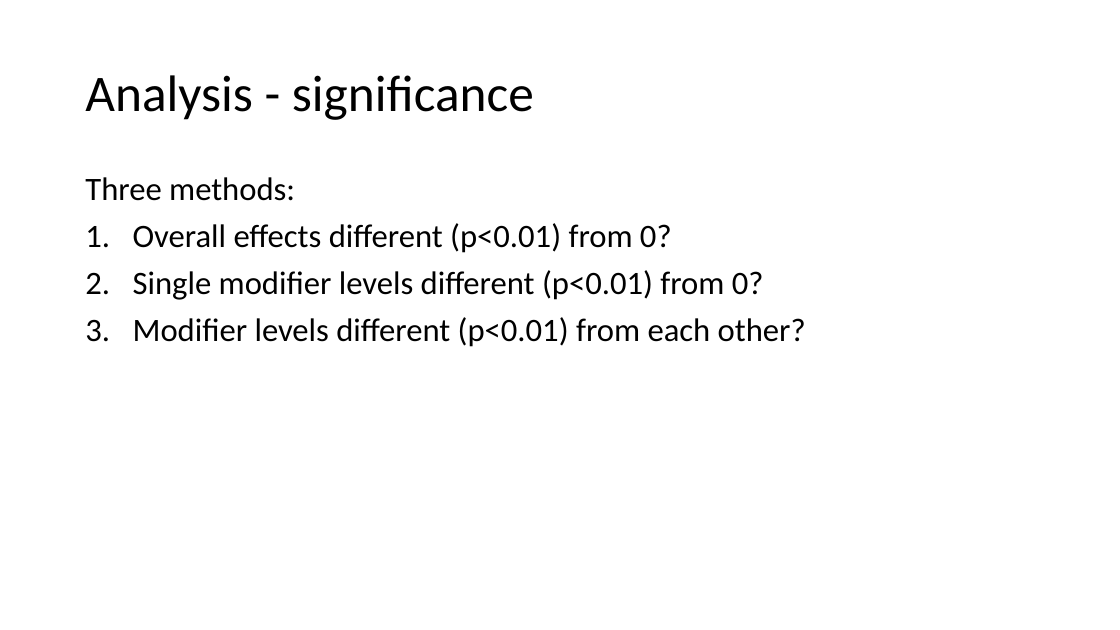
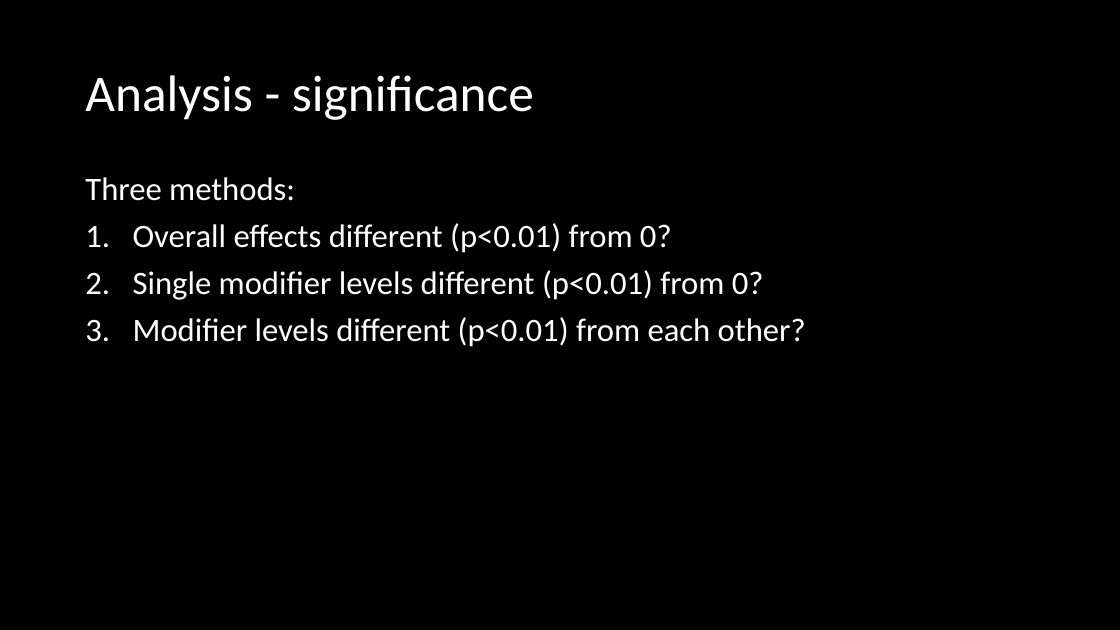
Before and after one commit to EEB698-F2018/analysis-outline-vanichols, a slide deck: slide 8 of Presentation_v1.pptx. Drawn at 1120x630 pixels with LibreOffice and Linux fonts; fonts in the diff are those of the drawing. Boxes give left, top, right and bottom in pixels: in the first picture for what was removed or moved away, otherwise in the second. Text is boxed around its words. In the diff, an @@ line names an element or a change of style, - is before the commit and + after.

```diff
--- a/Presentation_v1.pptx
+++ b/Presentation_v1.pptx
@@ background #FFFFFF to #000000 @@
@@ title "Analysis - significance" at (85, 75, 534, 120): text colour #000000 to #FFFFFF @@
@@ text "Three methods:" at (85, 177, 806, 347): text colour #000000 to #FFFFFF @@
```
Also in this commit, not shown: 14 other slides changed, 2 slides added.
